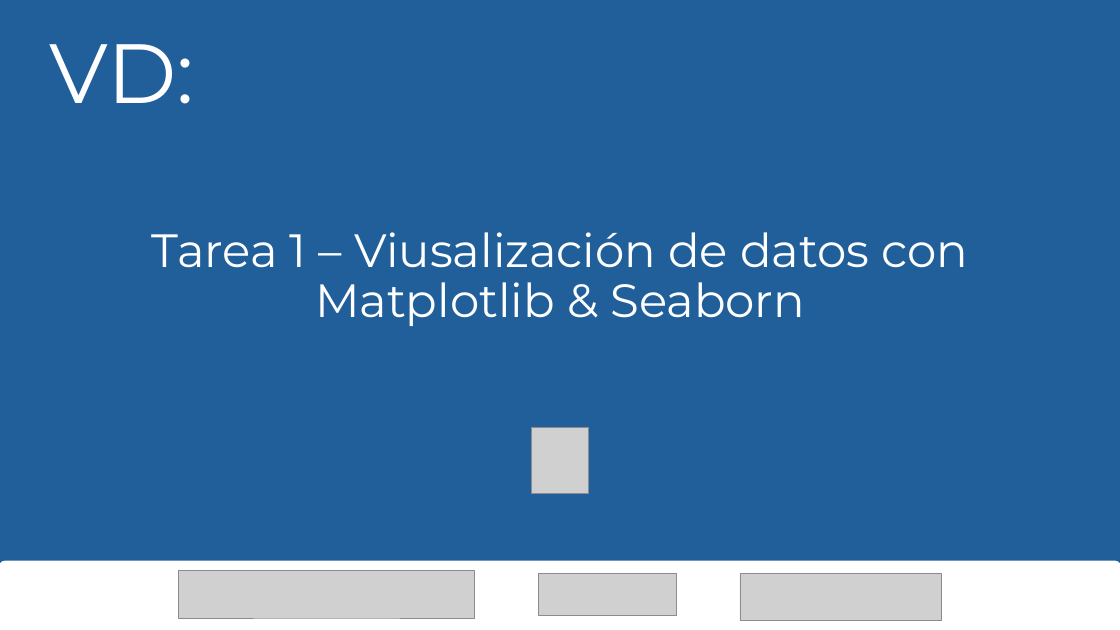
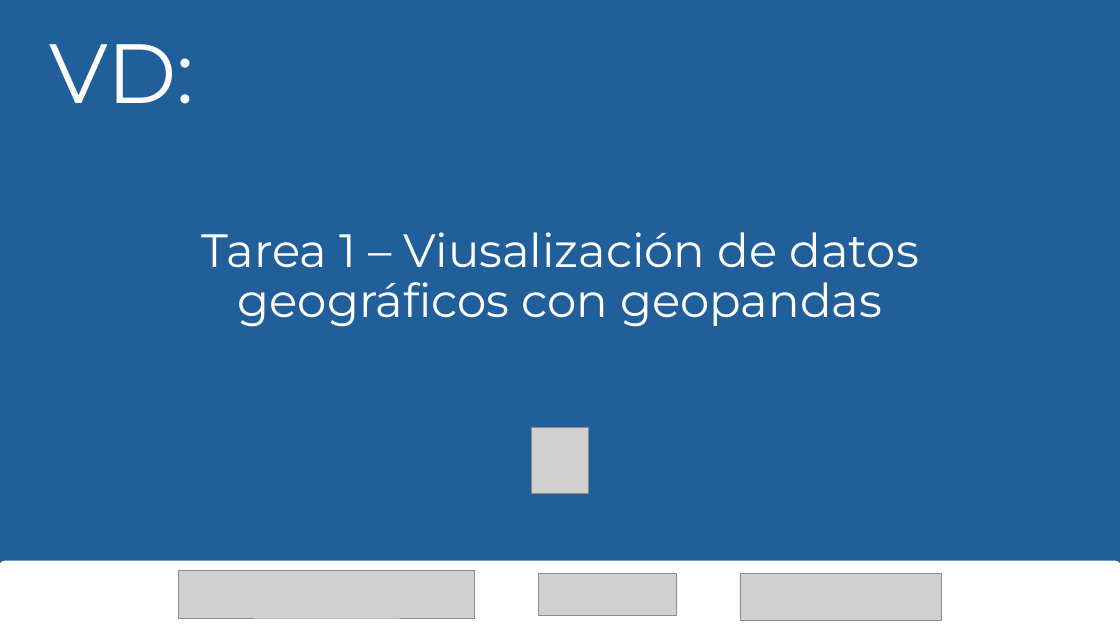
Before and after one commit to carles208/VD, a slide deck: slide 1 of Tarea1/Presentación Tarea1 VD.pptx. Drawn at 1120x630 pixels with LibreOffice and Linux fonts; fonts in the diff are those of the drawing; grey boxes stand for pictures. Boxes give left, top, right and bottom in pixels: in the first picture for what was removed or moved away, otherwise in the second. Text is boxed around its words. In the diff, an @@ line names an element or a change of style, - is before the commit and + after.

Commit message:
Tarea 2

```diff
--- a/Tarea1/Presentación Tarea1 VD.pptx
+++ b/Tarea1/Presentación Tarea1 VD.pptx
@@ title at (201, 232, 919, 327): text changed @@
-Tarea 1 – Viusalización de datos con Matplotlib & Seaborn
+Tarea 1 – Viusalización de datos geográficos con geopandas
```
Also in this commit, not shown: 8 other slides changed, 7 slides added, 10 slides removed, 27 other files.
